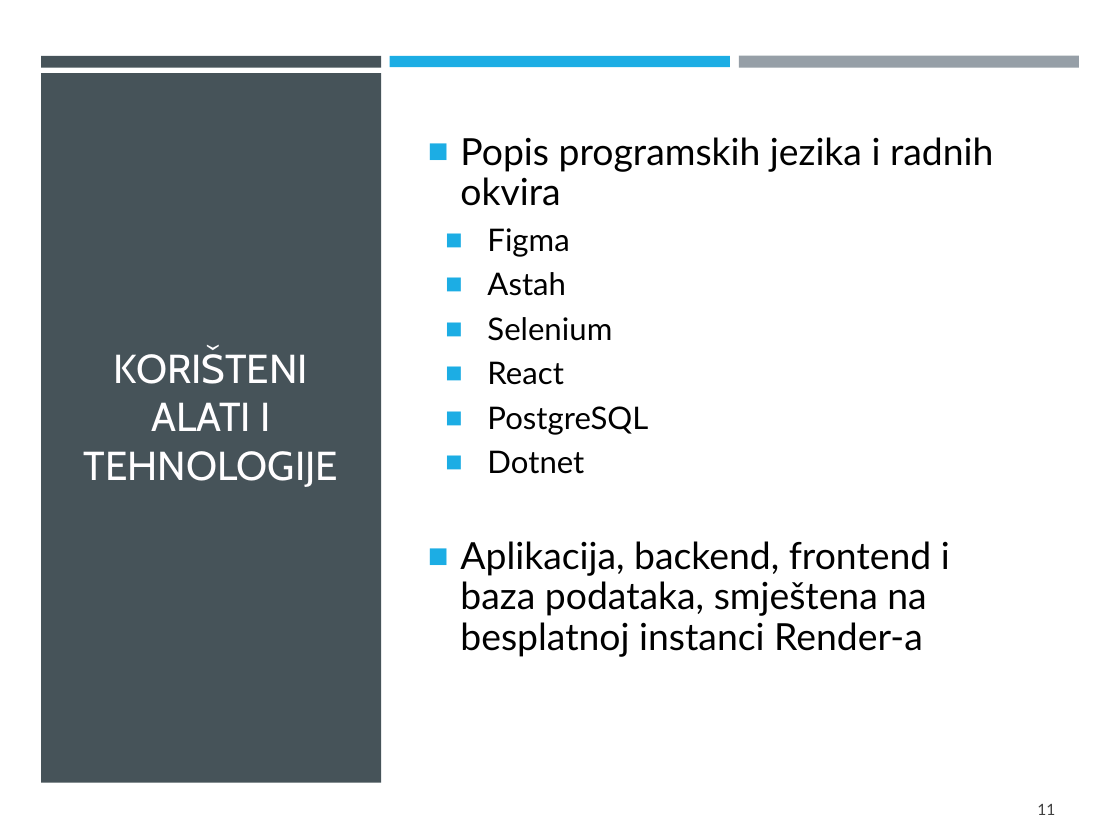
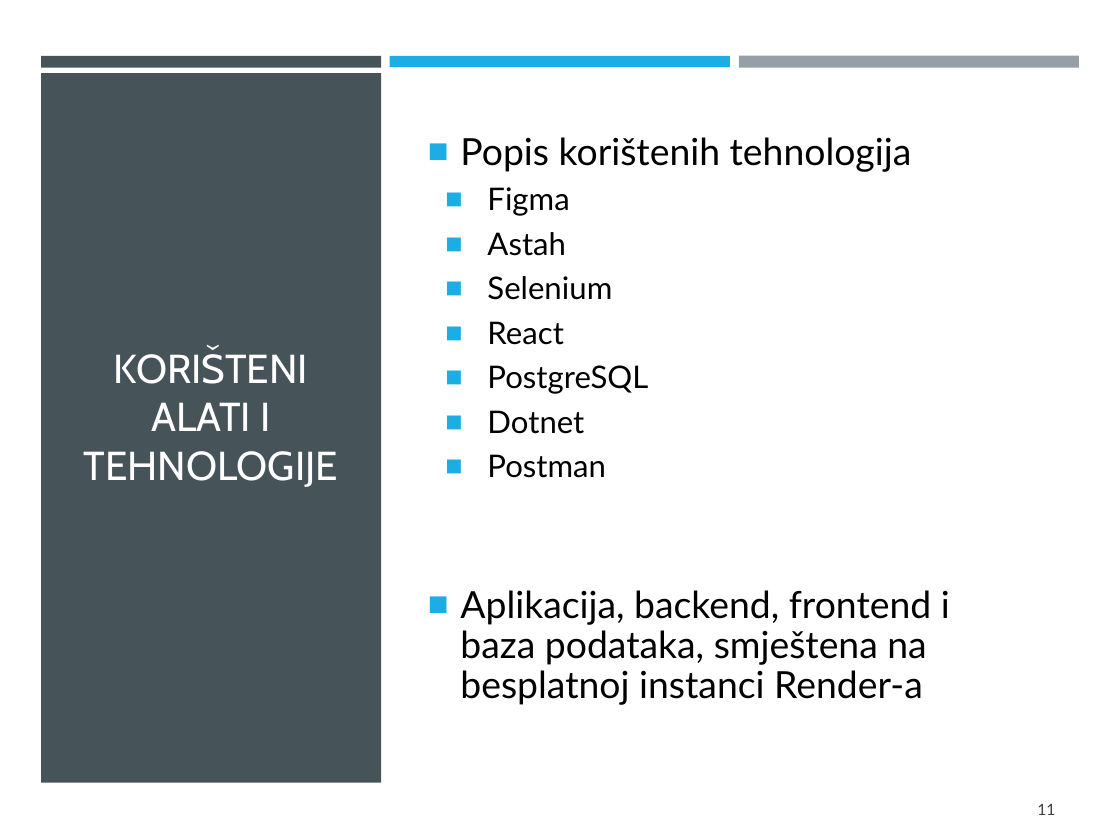
Before and after one commit to GolubIvan/Programsko-inzenjerstvo, a slide deck: slide 11 of PROINZ_TG11_4_eZgrada.pptx. Drawn at 1120x840 pixels with LibreOffice and Linux fonts; fonts in the diff are those of the drawing; background and template pictures are left out. Boxes give left, top, right and bottom in pixels: in the first picture for what was removed or moved away, otherwise in the second. Text is boxed around its words. In the diff, an @@ line names an element or a change of style, - is before the commit and + after.

```diff
--- a/PROINZ_TG11_4_eZgrada.pptx
+++ b/PROINZ_TG11_4_eZgrada.pptx
@@ text at [460,137,912,172]: text changed @@
-■ Popis programskih jezika i radnih okvira
+■ Popis korištenih tehnologija
@@ text at [487,454,606,478]: paragraph added @@
+  ■ Postman
```
Also in this commit, not shown: 6 other slides changed, 1 slide removed, 2 other files.
